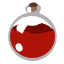
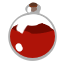
Revision of a layered w=64, h=64 image; what changed, layer by layer:
painted on "Layer 3" over [10, 14, 55, 41]
